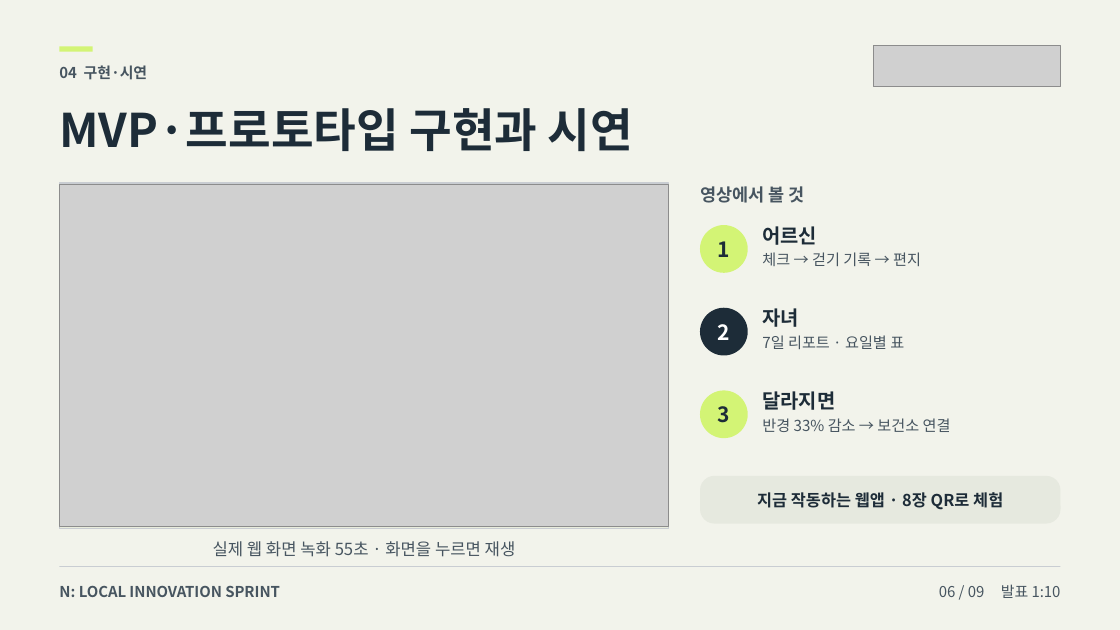
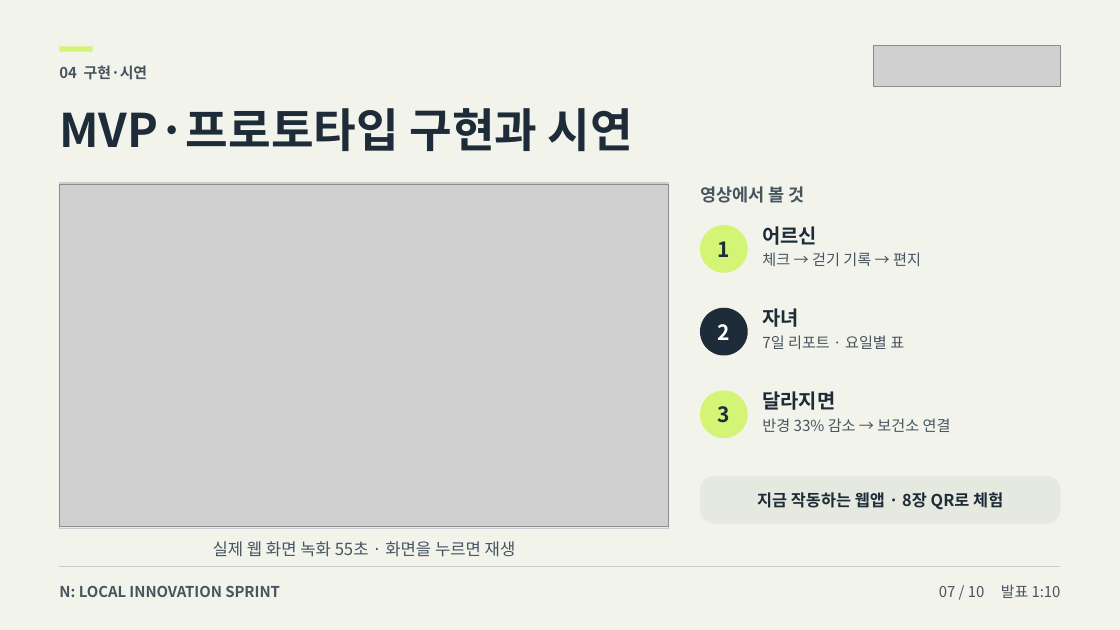
Before and after one commit to howoo101/masil, a slide deck: slide 7 of files/pitch-deck-B.pptx (slide 6 before the commit). Drawn at 1120x630 pixels with LibreOffice and Linux fonts; fonts in the diff are those of the drawing; grey boxes stand for pictures. Boxes give left, top, right and bottom in pixels: in the first picture for what was removed or moved away, otherwise in the second. Text is boxed around its words. In the diff, an @@ line names an element or a change of style, - is before the commit and + after.

```diff
--- a/files/pitch-deck-B.pptx
+++ b/files/pitch-deck-B.pptx
@@ text at (939, 584, 1061, 598): text changed @@
-06 / 09 발표 1:10
+07 / 10 발표 1:10
```
Also in this commit, not shown: 8 other slides changed, 1 slide added, 1 other file.
